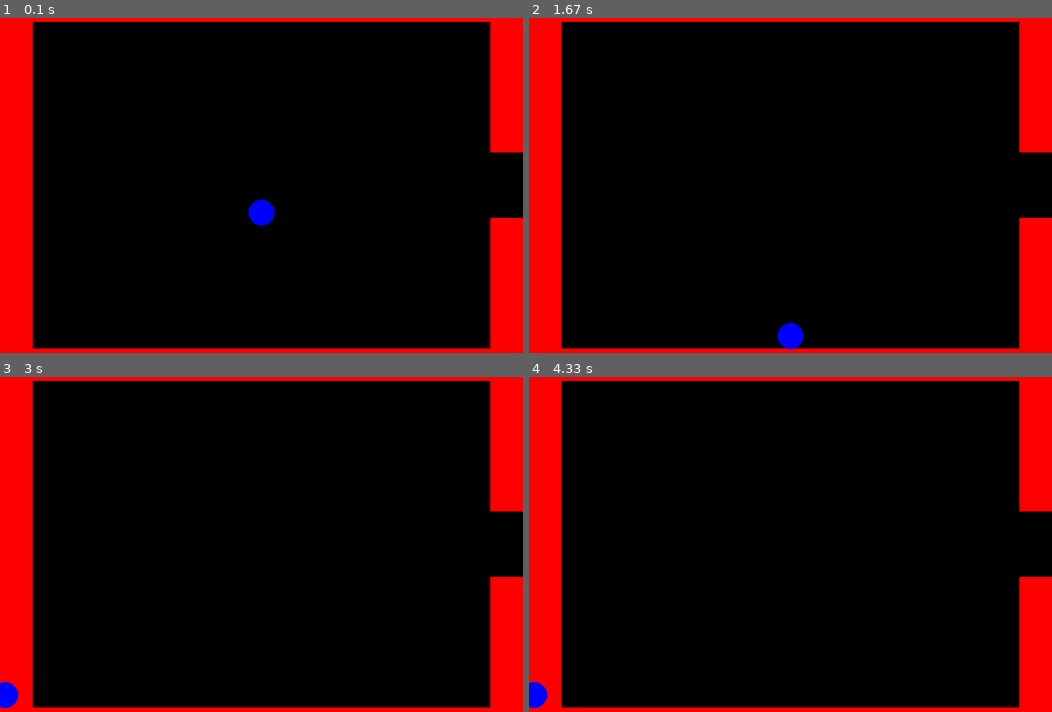
Above: before the commit, frames 1-4 (two rows, left to right).
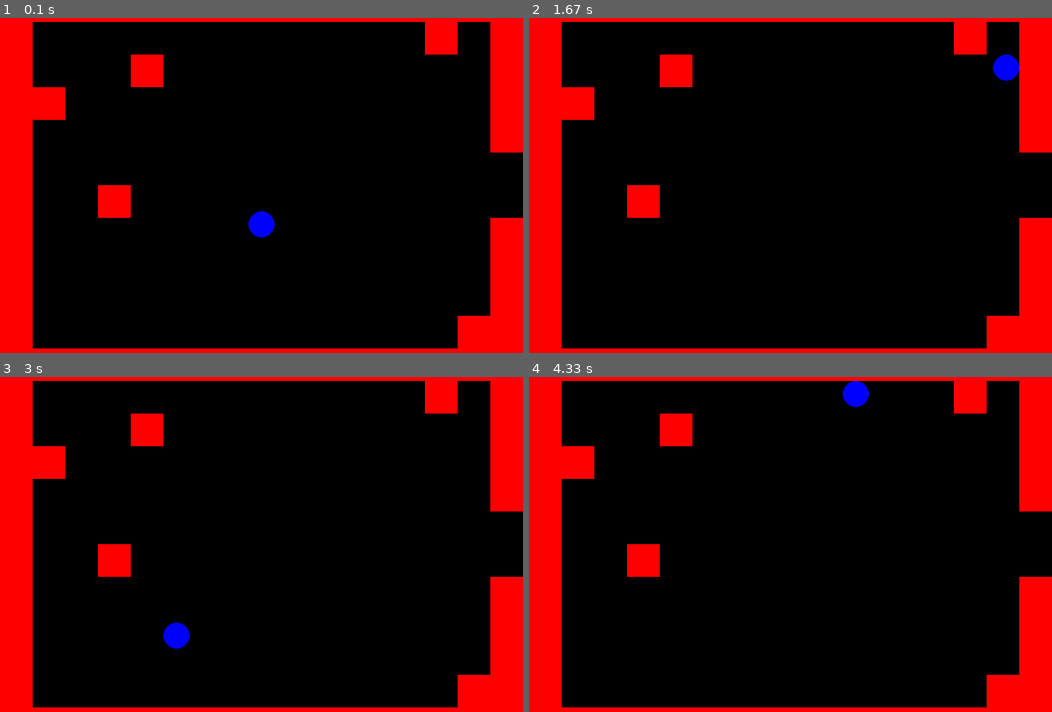
Above: after the commit, the same moments.

Repository: caiopqueiroz/CursoPygame
Game: pygame game, started from desafios/puzzle_gravidade.py
The game is run twice, just before and just after one commit, with the same random seed, the same clock (stepped at 60 frames per second) and the same inputs.
Inputs:
- Up to frame 1 (0.1 s): no input
- Up to frame 2 (1.67 s): hold D 0.33-0.8 s; hold W 0.83-1.13 s; hold D 1.17-1.63 s
- Up to frame 3 (3 s): hold A 1.67-2.2 s; hold S 2.23-2.53 s; hold A 2.57-2.97 s
- Up to frame 4 (4.33 s): hold W 3-3.37 s; hold D 3.4-4.03 s; hold S from 4.07 s (still down)

The runs differ from the first frame. In frame 1, 3.4% of the frame differs, in the area x 6-94%, y 1-99%; in frame 2, 3.6%; in frame 3, 3.6%; in frame 4, 3.6%.

Commit message:
Atualizações

Diff:
--- a/desafios/puzzle_gravidade.py
+++ b/desafios/puzzle_gravidade.py
@@ -10,6 +10,7 @@
 preto = (0, 0, 0)
 vermelho = (255, 0, 0)
 azul = (0, 0, 255)
+branco = (255, 255, 255)
 # estado
 estado = 'jogando'
 # player
@@ -17,7 +18,8 @@
 x_player = 800 // 2
 y_player = 600 // 2
 # gravidade
-gravidade = 7
+gravidade = 10
+sentido_gravidade = 'baixo'
 
 while True:
     # eventos
@@ -28,11 +30,88 @@
 
     # lógica
     if estado == 'jogando':
+        # definindo x e y anteriores do player
+        x_anterior_player = x_player
+        y_anterior_player = y_player
+
+        # mudando a direção da gravidade de acordo com a tecla pressionada
         teclas = pygame.key.get_pressed()
-        if y_player < 530:
-                y_player += gravidade
-        if teclas[pygame.K_a]:
-             x_player -= gravidade
+        if teclas[pygame.K_w] and acao_player == 'parado':
+            sentido_gravidade = 'cima'
+        if teclas[pygame.K_a] and acao_player == 'parado':
+            sentido_gravidade = 'esquerda'
+        if teclas[pygame.K_s] and acao_player == 'parado':
+            sentido_gravidade = 'baixo'
+        if teclas[pygame.K_d] and acao_player == 'parado':
+            sentido_gravidade = 'direita'
+
+        # direcionando o player de acordo com a gravidade
+        if sentido_gravidade == 'cima':
+            y_player -= gravidade
+            acao_player = 'movendo'
+        if sentido_gravidade == 'esquerda':
+            x_player -= gravidade
+            acao_player = 'movendo'
+        if sentido_gravidade == 'baixo':
+            y_player += gravidade
+            acao_player = 'movendo'
+        if sentido_gravidade == 'direita':
+            x_player += gravidade
+            acao_player = 'movendo'
+
+        # impedindo o player de atravessar as paredes
+        if y_player > 530:
+            y_player = 530
+            acao_player = 'parado'
+        if x_player < 70:
+            x_player = 70
+            acao_player = 'parado'
+        if y_player < 70:
+            y_player = 70
+            acao_player = 'parado'
+
+        # definindo colisões
+        bloco1 = pygame.Rect(700, 500, 50, 50)
+        bloco2 = pygame.Rect(650, 50, 50, 50)
+        bloco3 = pygame.Rect(200, 100, 50, 50)
+        bloco4 = pygame.Rect(50, 150, 50, 50)
+        bloco5 = pygame.Rect(150, 300, 50, 50)
+        parede_direita_cima = pygame.Rect(750, 50, 50, 200)
+        parede_direita_baixo = pygame.Rect(750, 350, 50, 200)
+        player = pygame.Rect(x_player - r_player, y_player - r_player, 2 * r_player, 2 * r_player)
+
+        # aplicando colisões
+        if bloco1.colliderect(player):
+            x_player = x_anterior_player
+            y_player = y_anterior_player
+            acao_player = 'parado'
+        if bloco2.colliderect(player):
+            x_player = x_anterior_player
+            y_player = y_anterior_player
+            acao_player = 'parado'
+        if bloco3.colliderect(player):
+            x_player = x_anterior_player
+            y_player = y_anterior_player
+            acao_player = 'parado'
+        if bloco4.colliderect(player):
+            x_player = x_anterior_player
+            y_player = y_anterior_player
+            acao_player = 'parado'
+        if bloco5.colliderect(player):
+            x_player = x_anterior_player
+            y_player = y_anterior_player
+            acao_player = 'parado'
+        if parede_direita_cima.colliderect(player):
+            x_player = x_anterior_player
+            y_player = y_anterior_player
+            acao_player = 'parado'
+        if parede_direita_baixo.colliderect(player):
+            x_player = x_anterior_player
+            y_player = y_anterior_player
+            acao_player = 'parado'
+
+        if x_player > 820:
+            estado = 'vitoria'
 
     # desenho
     if estado == 'jogando':
@@ -43,8 +122,19 @@
         pygame.draw.rect(tela, vermelho, (50, 0, 750, 50))
         pygame.draw.rect(tela, vermelho, (750, 50, 50, 200))
         pygame.draw.rect(tela, vermelho, (750, 350, 50, 200))
+        # blocos
+        pygame.draw.rect(tela, vermelho, (700, 500, 50, 50))
+        pygame.draw.rect(tela, vermelho, (650, 50, 50, 50))
+        pygame.draw.rect(tela, vermelho, (200, 100, 50, 50))
+        pygame.draw.rect(tela, vermelho, (50, 150, 50, 50))
+        pygame.draw.rect(tela, vermelho, (150, 300, 50, 50))
         # player
         pygame.draw.circle(tela, azul, (x_player, y_player), r_player)
+    if estado == 'vitoria':
+        tela.fill(preto)
+        titulo = pygame.font.SysFont(None, 56)
+        t1 = titulo.render('Parabéns! Você completou o desafio!', True, branco)
+        tela.blit(t1, (55, 250))
 
     # atualizações
     pygame.display.update()
